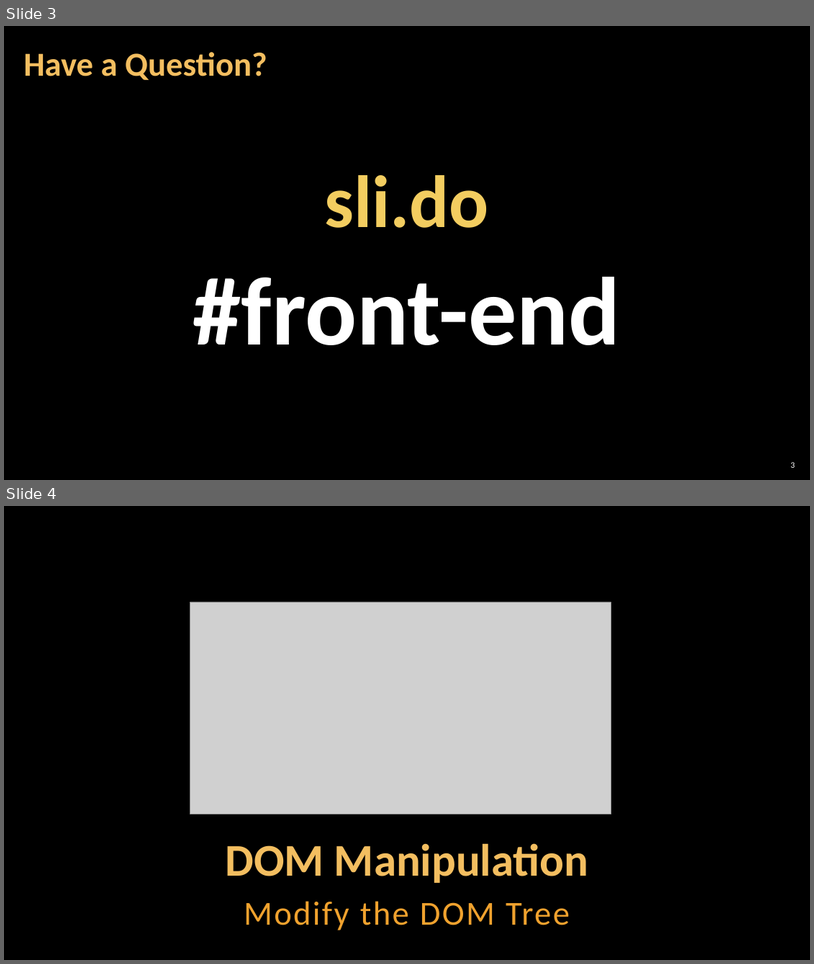
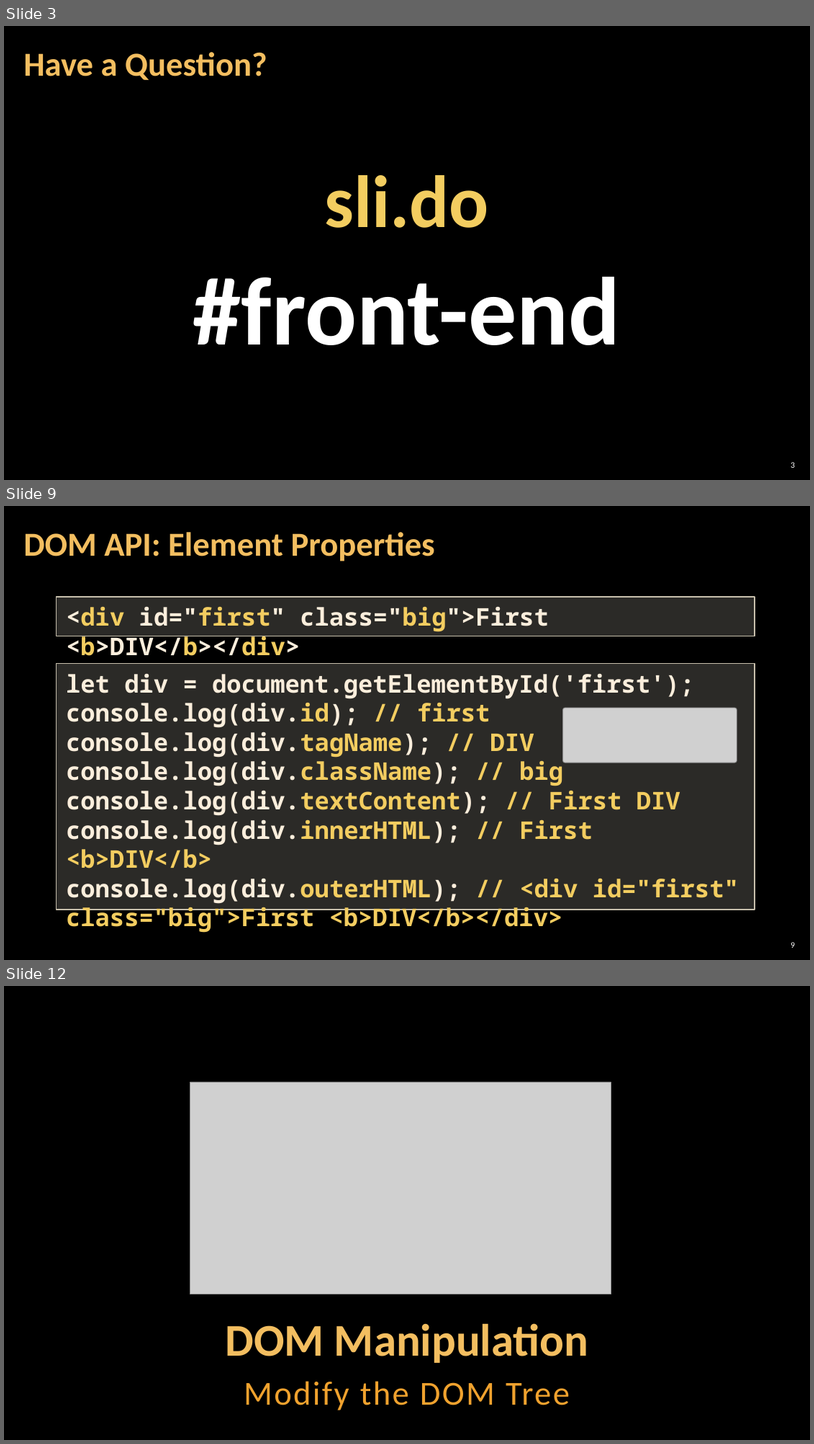
Before and after one commit to antoniaat/Front-End-Development, a slide deck: JavaScript_For_FrontEnd/02. JavaScript-for-Front-End-Introduction-to-DOM-and-Events/02. JavaScript-for-Front-End-Introduction-to-DOM-and-Events.pptx. Shown one above the other, each under a label of ours: slides 3 and 4 before the commit, slides 3, 9 and 12 after it; the slides between them are not shown. The pictures are 814x964 and 814x1444 pixels, drawn with LibreOffice and Linux fonts; fonts in the diff are those of the drawing; grey boxes stand for pictures; background and template pictures are left out. Boxes give left, top, right and bottom in pixels: in the first picture for what was removed or moved away, otherwise in the second. Text is boxed around its words. In the diff, an @@ line names an element or a change of style, - is before the commit and + after.

```diff
--- a/JavaScript_For_FrontEnd/02. JavaScript-for-Front-End-Introduction-to-DOM-and-Events/02. JavaScript-for-Front-End-Introduction-to-DOM-and-Events.pptx
+++ b/JavaScript_For_FrontEnd/02. JavaScript-for-Front-End-Introduction-to-DOM-and-Events/02. JavaScript-for-Front-End-Introduction-to-DOM-and-Events.pptx
@@ slide 9 added at (4, 506, 810, 960), background picture (left out) @@
@@ title added at (23, 532, 435, 561), 40 pt, text #F3BE60, bold @@
+DOM API: Element Properties
@@ rectangle added at (57, 597, 756, 636), fill #D9D5C7 at 20% opacity, outline #C7BFAC 1 pt, 29 pt, text #FBEEDC, bold @@
+<div id="first" class="big">First <b>DIV</b></div>
@@ rectangle added at (57, 663, 756, 909), fill #D9D5C7 at 20% opacity, outline #C7BFAC 1 pt, 29 pt, text #FBEEDC, bold @@
+let div = document.getElementById('first');
+console.log(div.id); // first
+console.log(div.tagName); // DIV
+console.log(div.className); // big
+console.log(div.textContent); // First DIV
+console.log(div.innerHTML); // First <b>DIV</b>
+console.log(div.outerHTML); // <div id="first" class="big">First <b>DIV</b></div>
@@ picture added at (563, 708, 737, 762) @@
@@ page number added at (791, 942, 795, 947), 10 pt, text #FFFFFF @@
+9
@@ what was slide 4 is now slide 12 @@
```
Also in this commit, not shown: 3 slides changed, 8 other slides added, 1 slide removed, 12 other files.
